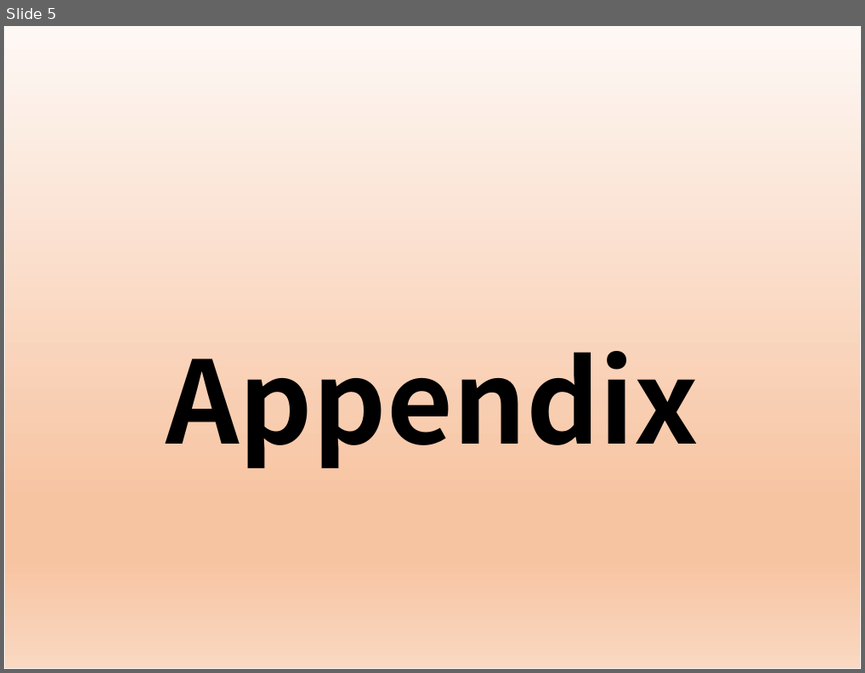
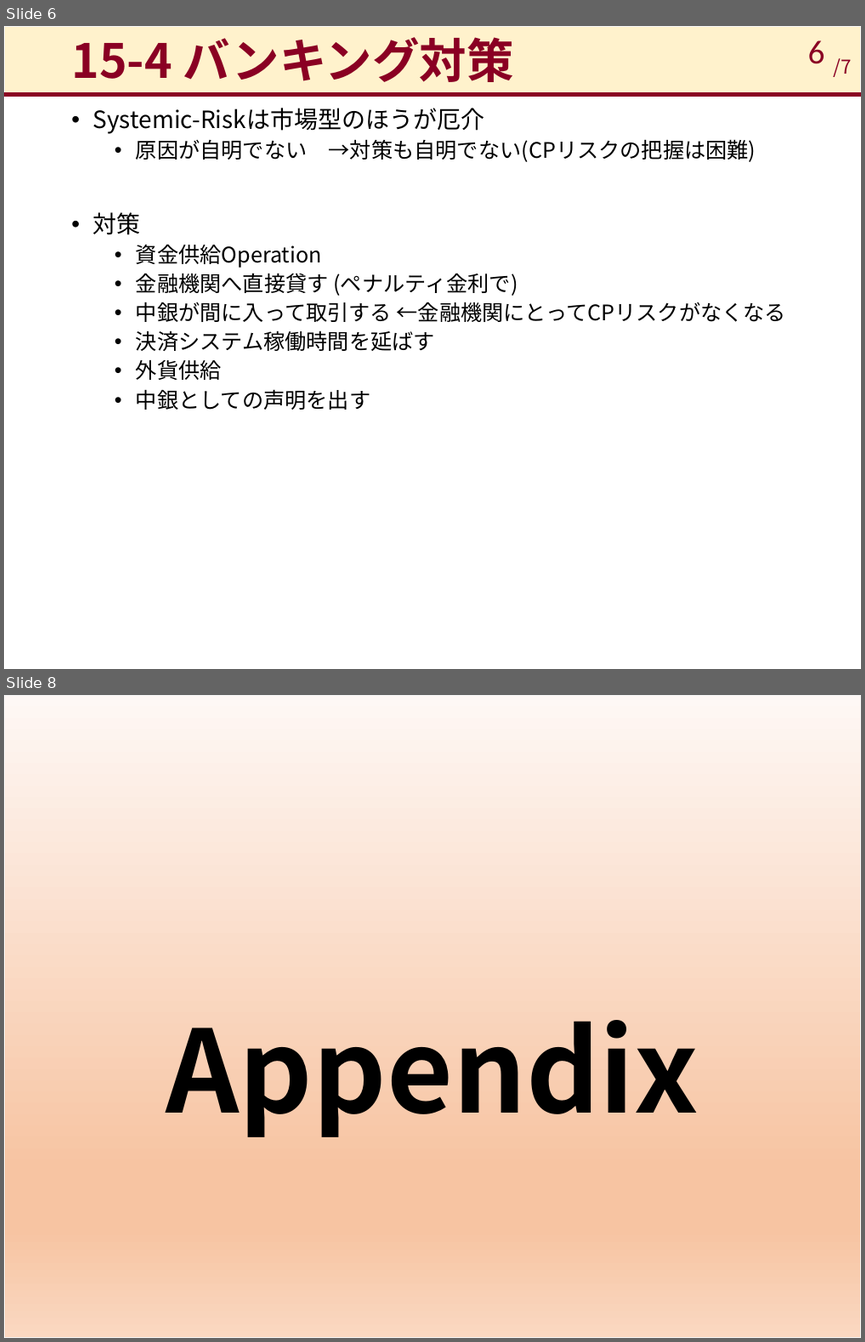
Before and after one commit to takashiikai1991/shirakawa, a slide deck: Sec_14.15/現代の金融政策_15.pptx. Shown one above the other, each under a label of ours: slide 5 before the commit, slides 6 and 8 after it; the slides between them are not shown. The pictures are 865x673 and 865x1342 pixels, drawn with LibreOffice and Linux fonts; fonts in the diff are those of the drawing. Boxes give left, top, right and bottom in pixels: in the first picture for what was removed or moved away, otherwise in the second. Text is boxed around its words. In the diff, an @@ line names an element or a change of style, - is before the commit and + after.

```diff
--- a/Sec_14.15/現代の金融政策_15.pptx
+++ b/Sec_14.15/現代の金融政策_15.pptx
@@ slide 6 added at box(4, 26, 861, 669), background #FFFFFF @@
@@ rectangle added at box(4, 26, 861, 94), fill #FFF2CC, outline #F2F2F2 1 pt @@
@@ title added at box(71, 37, 514, 82), 39.6 pt, text #8A0023, bold @@
+15-4 バンキング対策
@@ page number added at box(808, 40, 825, 64), 28 pt, text #8A0023 @@
+6
@@ text added at box(834, 58, 851, 77), 16 pt, text #8A0023 @@
+/7
@@ line added from (4, 95) to (861, 95), #8A0023 3 pt @@
@@ text added at box(93, 108, 786, 409), 18 pt, text #000000 @@
+• Systemic-Riskは市場型のほうが厄介
+  • 原因が自明でない →対策も自明でない(CPリスクの把握は困難)
+• 対策
+  • 資金供給Operation
+  • 金融機関へ直接貸す (ペナルティ金利で)
+  • 中銀が間に入って取引する ←金融機関にとってCPリスクがなくなる
+  • 決済システム稼働時間を延ばす
+  • 外貨供給
+  • 中銀としての声明を出す
@@ what was slide 5 is now slide 8 @@
```
Also in this commit, not shown: 4 slides changed, 2 other slides added, 1 other file.
